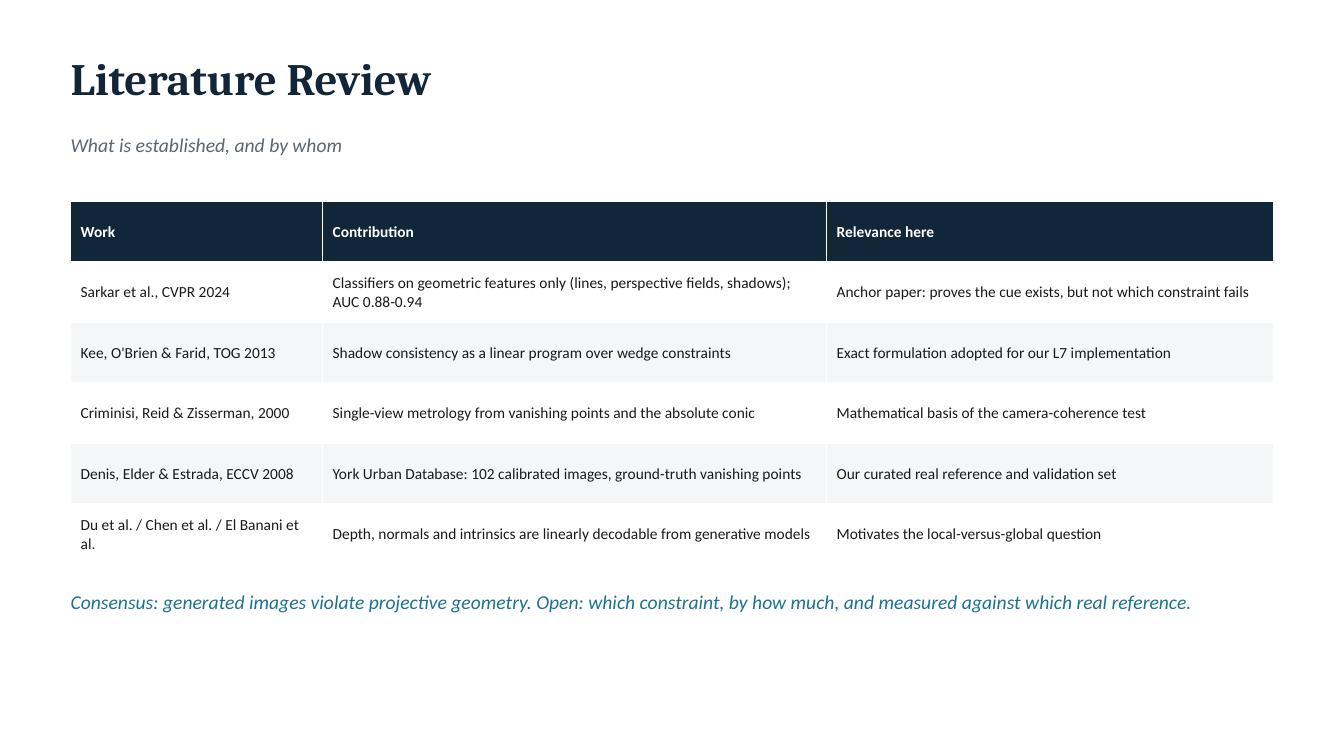
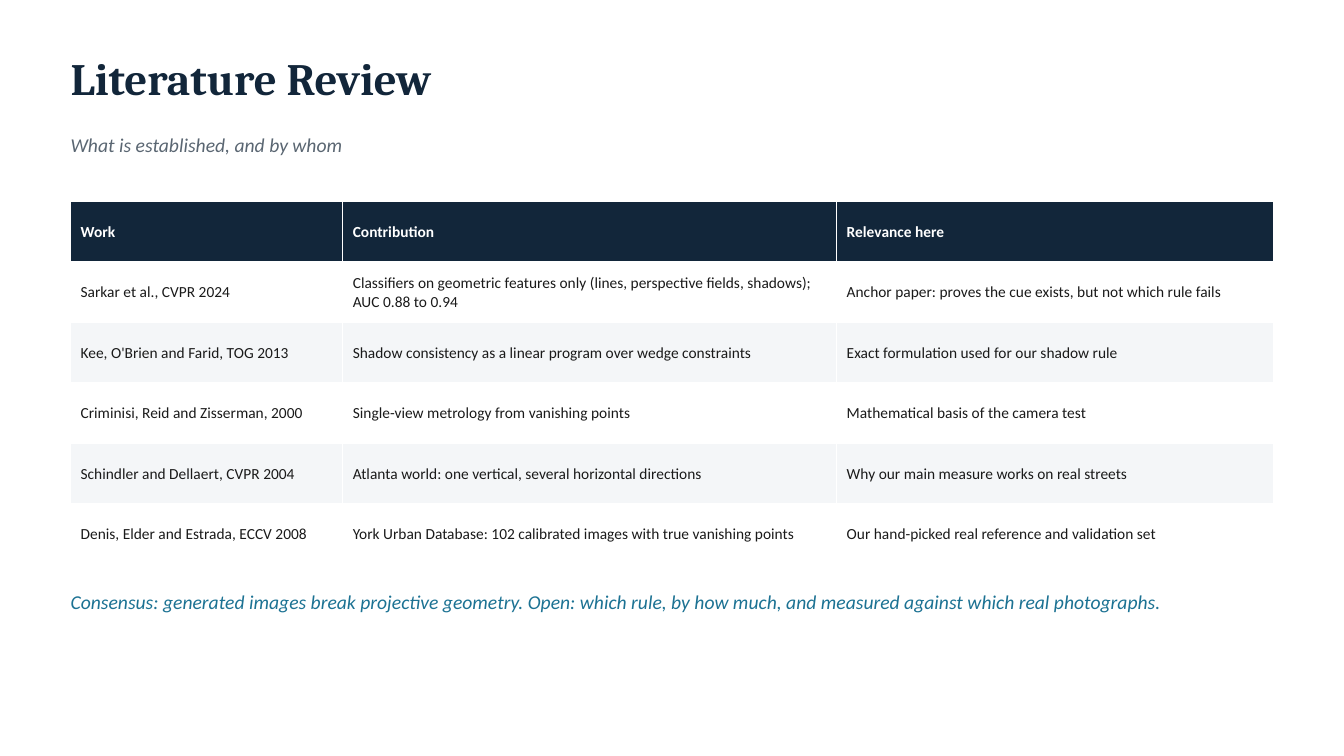
Before and after one commit to eesha5/vanishing-truth, a slide deck: slide 5 of docs/report/CA3_Presentation_Geometric_Consistency.pptx. Drawn at 1344x756 pixels with LibreOffice and Linux fonts; fonts in the diff are those of the drawing. Boxes give left, top, right and bottom in pixels: in the first picture for what was removed or moved away, otherwise in the second. Text is boxed around its words. In the diff, an @@ line names an element or a change of style, - is before the commit and + after.

```diff
--- a/docs/report/CA3_Presentation_Geometric_Consistency.pptx
+++ b/docs/report/CA3_Presentation_Geometric_Consistency.pptx
@@ table at <box>71,202,1273,565</box> @@
-row 2, column 2: Classifiers on geometric features only (lines, perspective fields, shadows); AUC 0.88-0.94
+row 2, column 2: Classifiers on geometric features only (lines, perspective fields, shadows); AUC 0.88 to 0.94
-row 2, column 3: Anchor paper: proves the cue exists, but not which constraint fails
+row 2, column 3: Anchor paper: proves the cue exists, but not which rule fails
-row 3, column 1: Kee, O'Brien & Farid, TOG 2013
+row 3, column 1: Kee, O'Brien and Farid, TOG 2013
-row 3, column 3: Exact formulation adopted for our L7 implementation
+row 3, column 3: Exact formulation used for our shadow rule
-row 4: Criminisi, Reid & Zisserman, 2000 | Single-view metrology from vanishing points and the absolute conic | Mathematical basis of the camera-coherence test
+row 4: Criminisi, Reid and Zisserman, 2000 | Single-view metrology from vanishing points | Mathematical basis of the camera test
-row 5: Denis, Elder & Estrada, ECCV 2008 | York Urban Database: 102 calibrated images, ground-truth vanishing points | Our curated real reference and validation set
+row 5: Schindler and Dellaert, CVPR 2004 | Atlanta world: one vertical, several horizontal directions | Why our main measure works on real streets
-row 6: Du et al. / Chen et al. / El Banani et al. | Depth, normals and intrinsics are linearly decodable from generative models | Motivates the local-versus-global question
+row 6: Denis, Elder and Estrada, ECCV 2008 | York Urban Database: 102 calibrated images with true vanishing points | Our hand-picked real reference and validation set
@@ text at <box>71,595,1160,613</box>: text changed @@
-Consensus: generated images violate projective geometry. Open: which constraint, by how much, and measured against which real reference.
+Consensus: generated images break projective geometry. Open: which rule, by how much, and measured against which real photographs.
```
Also in this commit, not shown: 17 other slides changed, 3 slides added, 2 slides removed, 7 other files.
